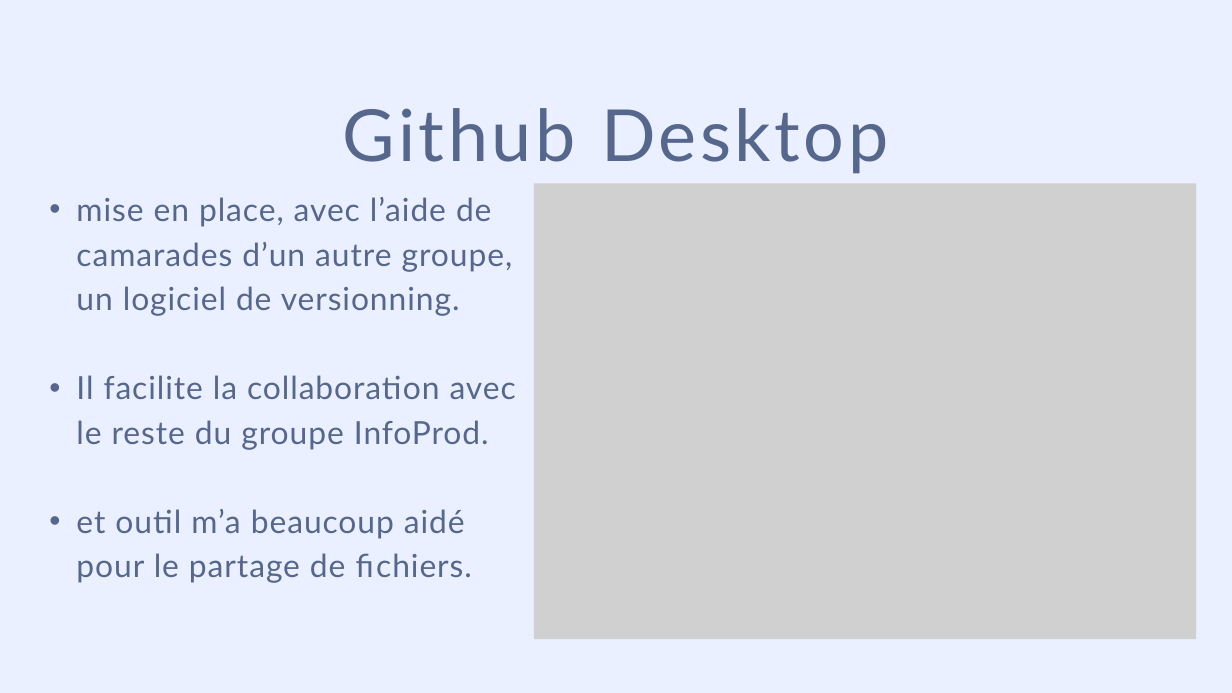
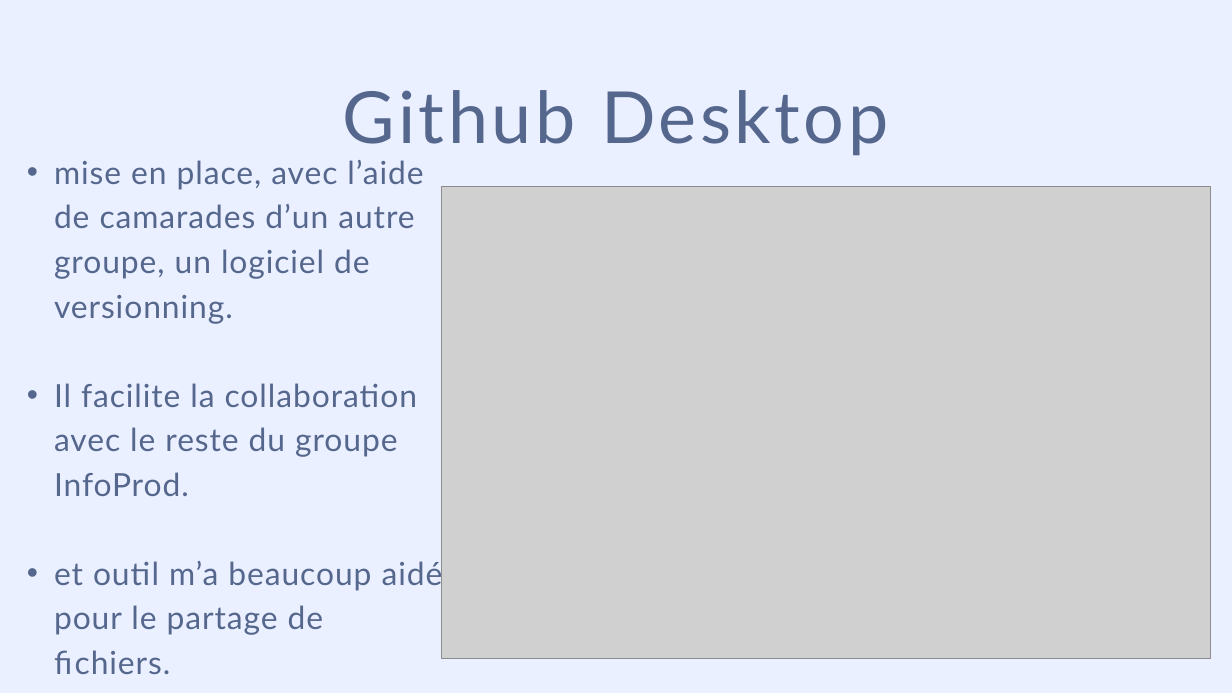
Before and after one commit to elymarius/Les-erudits, a slide deck: slide 7 of Florian/Partie commune.ppsx (slide 5 before the commit). Drawn at 1232x693 pixels with LibreOffice and Linux fonts; fonts in the diff are those of the drawing; grey boxes stand for pictures. Boxes give left, top, right and bottom in pixels: in the first picture for what was removed or moved away, otherwise in the second. Text is boxed around its words. In the diff, an @@ line names an element or a change of style, - is before the commit and + after.

```diff
--- a/Florian/Partie commune.ppsx
+++ b/Florian/Partie commune.ppsx
@@ text "Github Desktop": place and size @@
-text "Github Desktop" at (343,108,888,174)
+text "Github Desktop" at (343,90,888,156)
@@ text "mise en place, avec l’aide ..." rewrapped from (76,197,516,583) to (54,160,443,674) @@
@@ picture: place and size @@
-picture at (534,184,1196,639)
+picture at (442,187,1210,659)
```
Also in this commit, not shown: 5 other slides changed, 12 other files.
